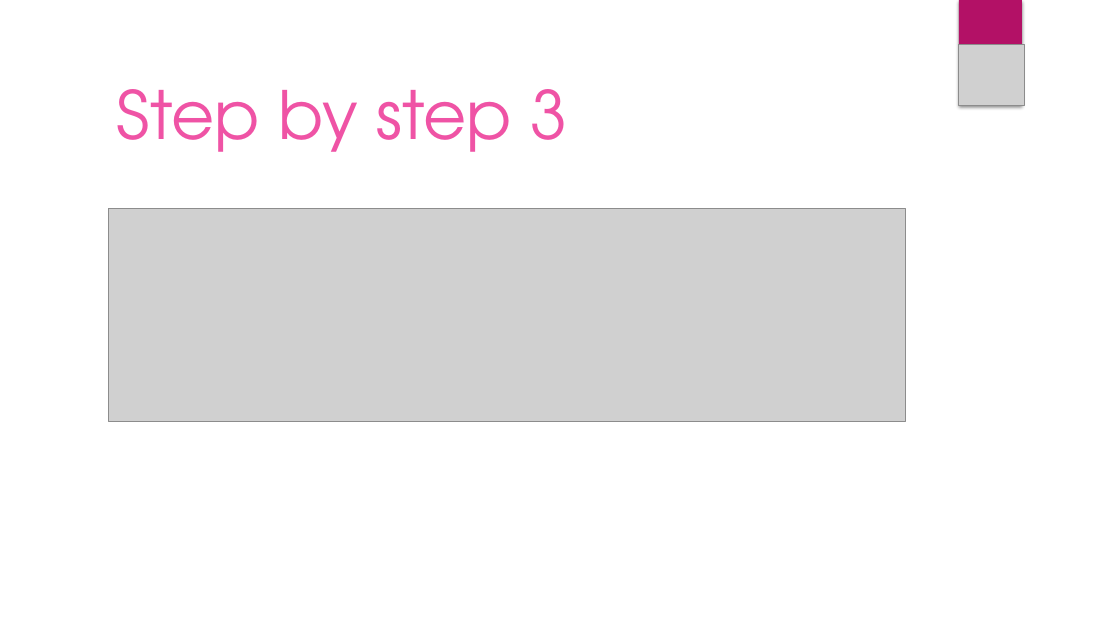
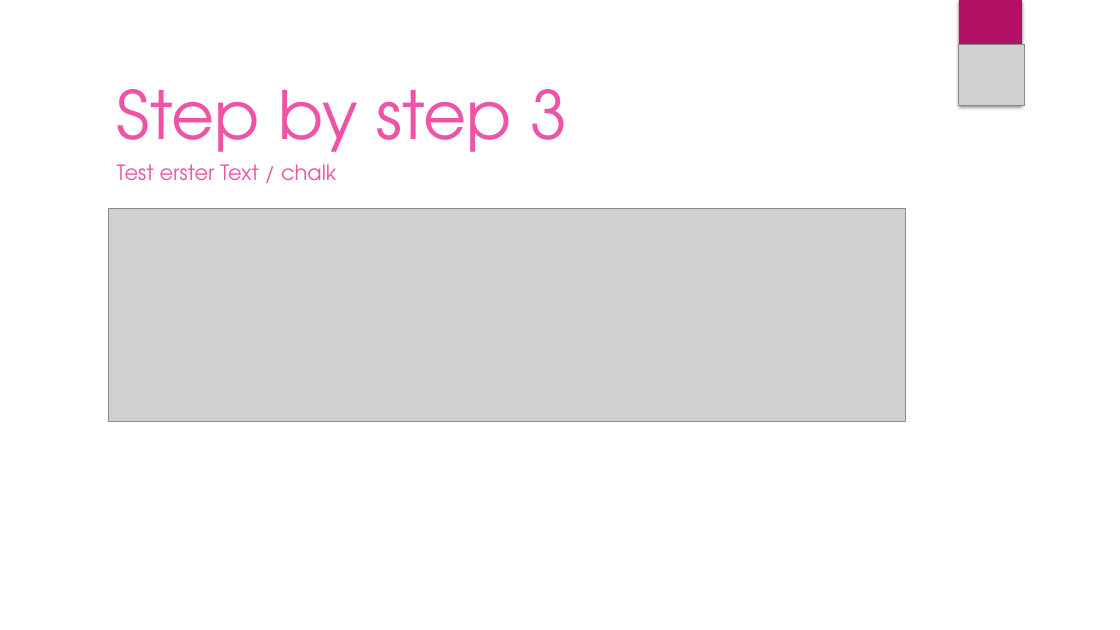
Before and after one commit to Tom-Necke/Dream-Team, a slide deck: slide 9 of Shorty by DreamTeam.pptx. Drawn at 1120x630 pixels with LibreOffice and Linux fonts; fonts in the diff are those of the drawing; grey boxes stand for pictures; background and template pictures are left out. Boxes give left, top, right and bottom in pixels: in the first picture for what was removed or moved away, otherwise in the second. Text is boxed around its words. In the diff, an @@ line names an element or a change of style, - is before the commit and + after.

```diff
--- a/Shorty by DreamTeam.pptx
+++ b/Shorty by DreamTeam.pptx
@@ text added at (x1=117, y1=164, x2=336, y2=181), 18 pt, text #EF53A5 @@
+Test erster Text / chalk
```
Also in this commit, not shown: 8 other slides changed, 1 slide added, 1 slide removed, 2 other files.
